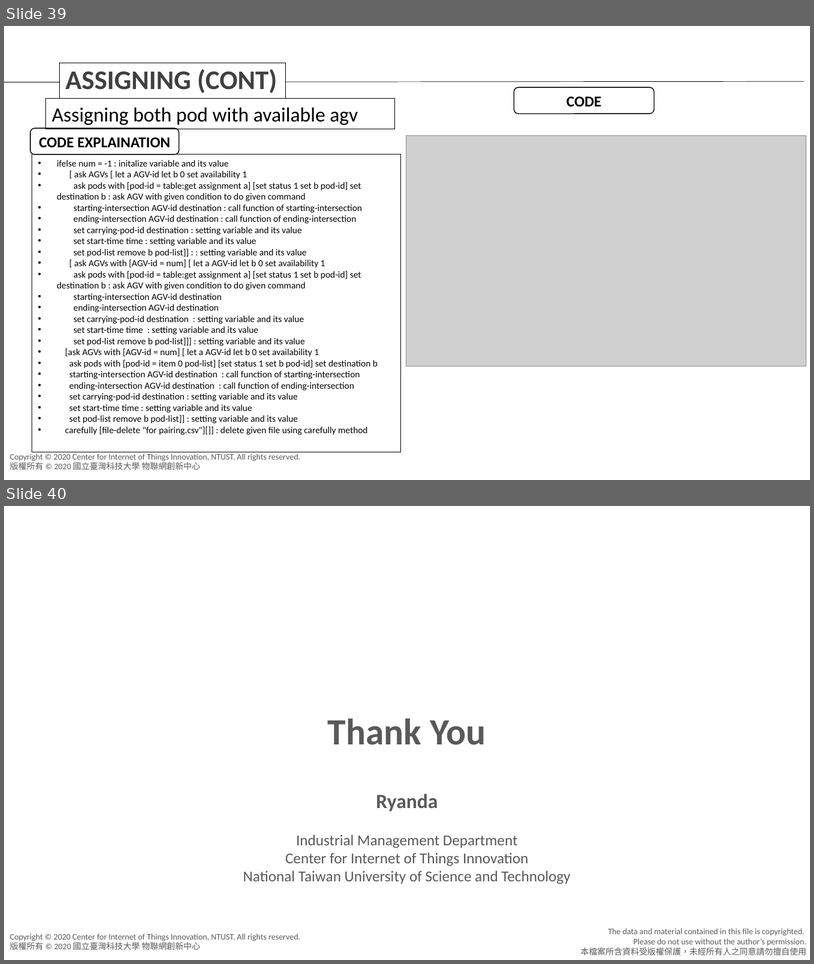
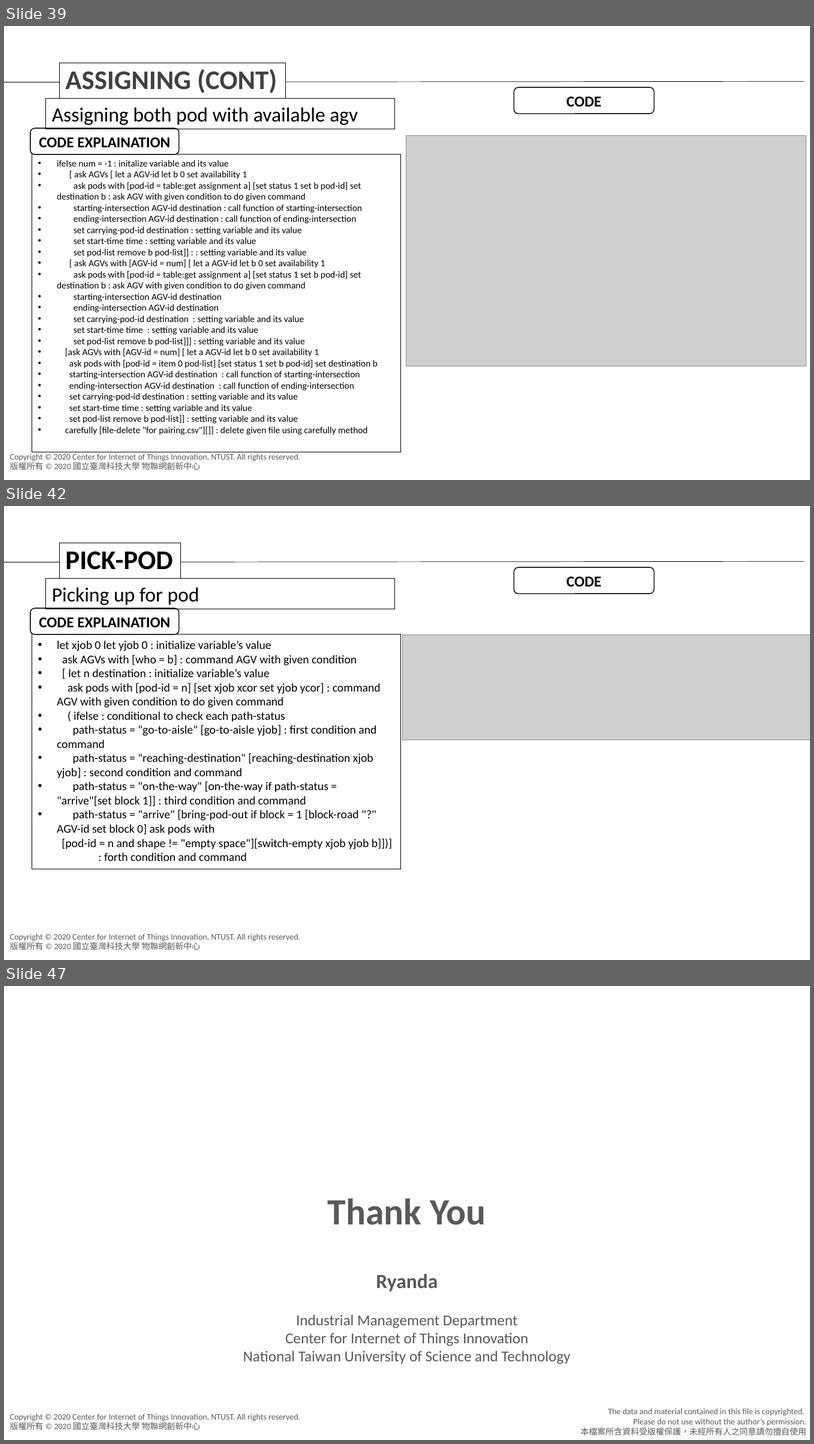
Before and after one commit to agnesyosephine/kiva, a slide deck: Tutorial/Code Learning-Ryanda.pptx. Shown one above the other, each under a label of ours: slides 39 and 40 before the commit, slides 39, 42 and 47 after it; the slides between them are not shown. The pictures are 814x964 and 814x1444 pixels, drawn with LibreOffice and Linux fonts; fonts in the diff are those of the drawing; grey boxes stand for pictures; background and template pictures are left out. Boxes give left, top, right and bottom in pixels: in the first picture for what was removed or moved away, otherwise in the second. Text is boxed around its words. In the diff, an @@ line names an element or a change of style, - is before the commit and + after.

```diff
--- a/Tutorial/Code Learning-Ryanda.pptx
+++ b/Tutorial/Code Learning-Ryanda.pptx
@@ slide 42 added at <box>4,506,810,960</box>, background #FFFFFF; not listed: 2 template elements that a slide beside it also shows @@
@@ rectangle added at <box>60,543,180,579</box>, fill #FFFFFF, outline #000000 0.75 pt, 32 pt, text #000000, bold @@
+PICK-POD
@@ line added from (4, 562) to (804, 562), #000000 0.5 pt @@
@@ rounded rectangle added at <box>515,567,655,594</box>, fill #FFFFFF, outline #000000 1 pt, 18 pt, text #000000, bold @@
+CODE
@@ rectangle added at <box>46,579,395,609</box>, outline #000000 0.75 pt, 24 pt, text #000000 @@
+Picking up for pod
@@ rounded rectangle added at <box>30,608,179,635</box>, fill #FFFFFF, outline #000000 1 pt, 18 pt, text #000000, bold @@
+CODE EXPLAINATION
@@ rectangle added at <box>32,634,401,868</box>, outline #000000 0.75 pt, 14 pt, text #000000 @@
+• let xjob 0 let yjob 0 : initialize variable’s value
+• ask AGVs with [who = b] : command AGV with given condition
+• [ let n destination : initialize variable’s value
+• ask pods with [pod-id = n] [set xjob xcor set yjob ycor] : command AGV with given condition to do given command
+• ( ifelse : conditional to check each path-status
+• path-status = "go-to-aisle" [go-to-aisle yjob] : first condition and command
+• path-status = "reaching-destination" [reaching-destination xjob yjob] : second condition and command
+• path-status = "on-the-way" [on-the-way if path-status = "arrive"[set block 1]] : third condition and command
+• path-status = "arrive" [bring-pod-out if block = 1 [block-road "?" AGV-id set block 0] ask pods with
+[pod-id = n and shape != "empty space"][switch-empty xjob yjob b]])] : forth condition and command
@@ picture added at <box>402,634,810,739</box> @@
@@ what was slide 40 is now slide 47 @@
```
Also in this commit, not shown: 6 other slides added.
